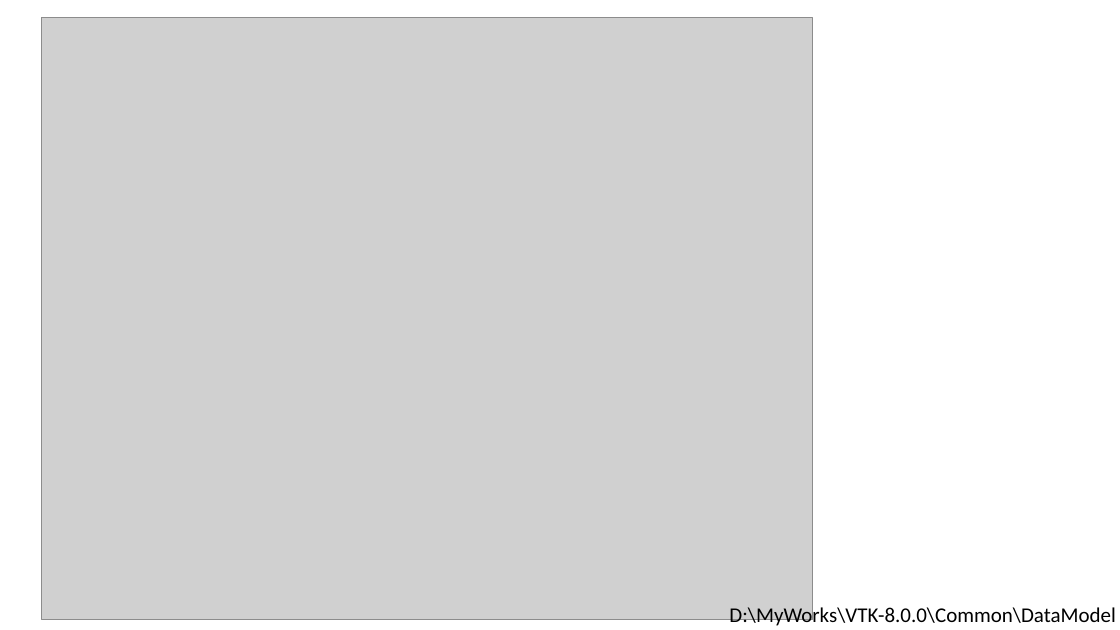
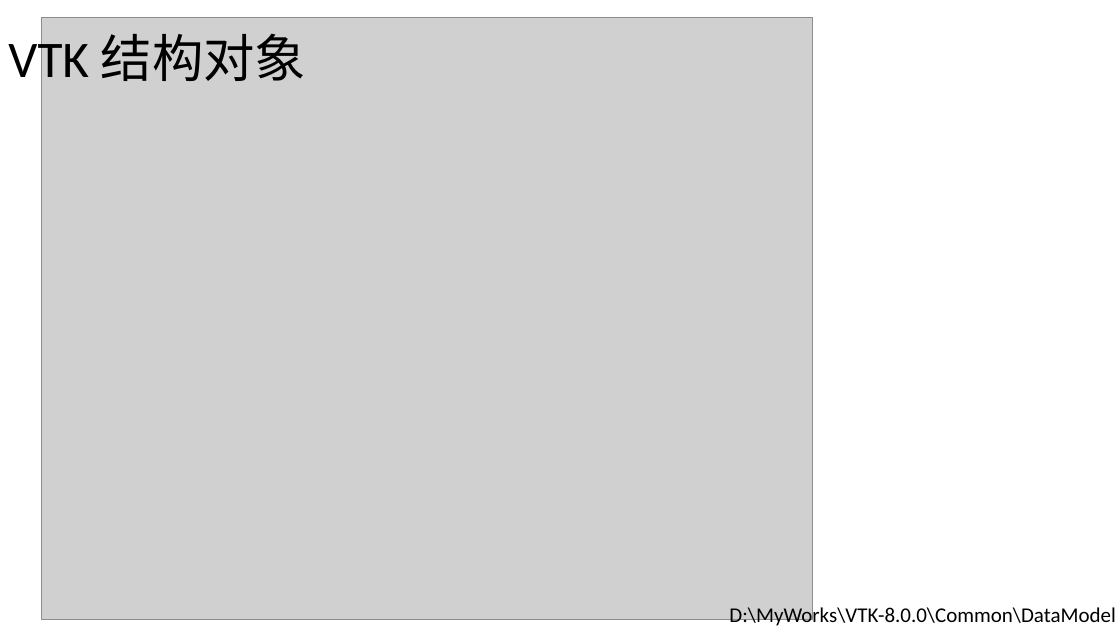
Before and after one commit to saqlz/VTKDemo, a slide deck: slide 5 of VTK学习笔记.pptx. Drawn at 1120x630 pixels with LibreOffice and Linux fonts; fonts in the diff are those of the drawing; grey boxes stand for pictures. Boxes give left, top, right and bottom in pixels: in the first picture for what was removed or moved away, otherwise in the second. Text is boxed around its words. In the diff, an @@ line names an element or a change of style, - is before the commit and + after.

```diff
--- a/VTK学习笔记.pptx
+++ b/VTK学习笔记.pptx
@@ title added at (8, 34, 306, 90), 44 pt, text #000000 @@
+VTK 结构对象
```
Also in this commit, not shown: 1 other slide changed, 3 slides added, 3 other files.
